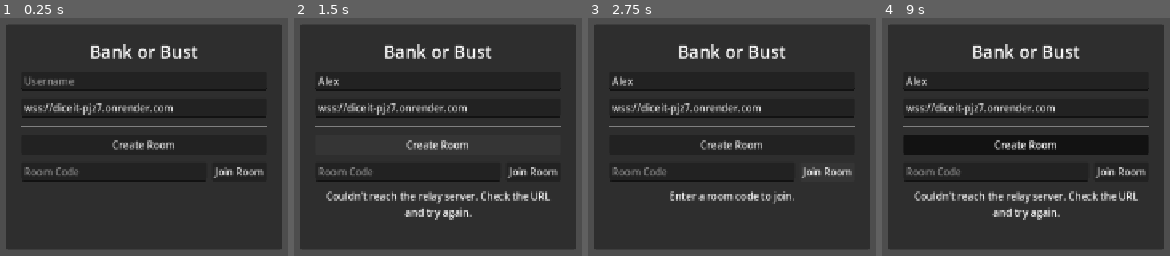
Above: before the commit, frames 1-4 (left to right).
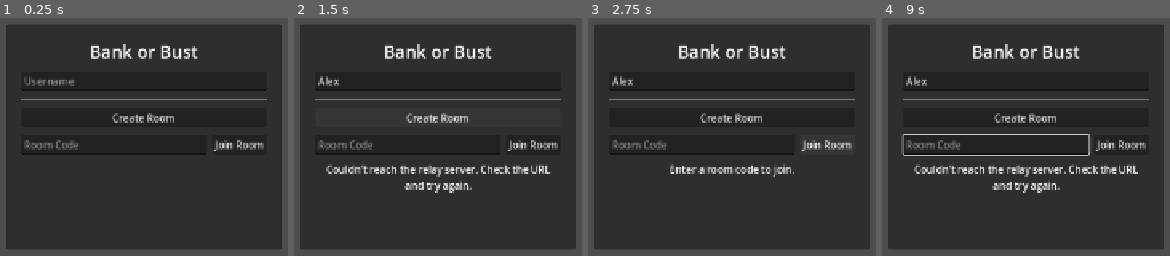
Above: after the commit, the same moments.

Repository: We-re-Dad-Studios/DiceIt
Game: Godot game, scene res://scenes/Title.tscn
The game is run twice, just before and just after one commit, with the same random seed, the same clock (stepped at 60 frames per second) and the same inputs.
Inputs (mouse positions are in pixels of both pictures, inside the frame that each line leads up to):
- Up to frame 1 (0.25 s): no input
- Up to frame 2 (1.5 s): click (438, 79) at 0.52 s; type "Alex" at 0.6 s; click "Create Room" at 1.25 s
- Up to frame 3 (2.75 s): click "Join Room" at 2 s
- Up to frame 4 (9 s): click "Create Room" at 2.75 s; click "Create Room" at 3.5 s; tap Enter at 4.25, 5.75, 7.25 s; move the mouse to (outside the picture) at 4.27 s; click (outside the picture) at 4.42 s; tap Space at 5, 6.5, 8 s; move the mouse to (outside the picture) at 5.02 s; click (outside the picture) at 5.17 s; move the mouse to (1106, 37) at 5.77 s; click (1106, 37) at 5.92 s; move the mouse to (985, 227) at 6.52 s; click (985, 227) at 6.67 s; move the mouse to (outside the picture) at 7.27 s; click (outside the picture) at 7.42 s; move the mouse to (outside the picture) at 8.02 s; click (outside the picture) at 8.17 s; move the mouse to (1066, 137) at 8.77 s; click (1066, 137) at 8.92 s

The runs differ from the first frame. In frame 1, 4.8% of the frame differs, in the area x 7-93%, y 34-69%; in frame 2, 9.9%; in frame 3, 7.0%; in frame 4, 10%, in the area x 6-93%, y 34-85%.

Commit message:
Hide relay URL from players, add design handoff brief
The relay address is an implementation detail, so the title screen now
just asks for a username and room code. Developers can still point the
client at another relay with the ?relay= URL parameter.

Also adds a design brief and current UI screenshots for a visual pass.

Co-Authored-By: Claude Opus 5 <noreply@anthropic.com>

Diff:
--- a/godot/scenes/Title.gd
+++ b/godot/scenes/Title.gd
@@ -1,7 +1,6 @@
 extends Control
 
 @onready var username_edit: LineEdit = %UsernameEdit
-@onready var relay_url_edit: LineEdit = %RelayUrlEdit
 @onready var room_code_edit: LineEdit = %RoomCodeEdit
 @onready var create_button: Button = %CreateButton
 @onready var join_button: Button = %JoinButton
@@ -9,7 +8,6 @@
 
 
 func _ready() -> void:
-	relay_url_edit.text = NetworkManager.default_relay_url
 	create_button.pressed.connect(_on_create_pressed)
 	join_button.pressed.connect(_on_join_pressed)
 	NetworkManager.connected_to_relay.connect(_on_connected)
@@ -31,7 +29,7 @@
 		return
 	_set_buttons_enabled(false)
 	status_label.text = "Connecting..."
-	NetworkManager.connect_and_create_room(relay_url_edit.text, username)
+	NetworkManager.connect_and_create_room(NetworkManager.default_relay_url, username)
 
 
 func _on_join_pressed() -> void:
@@ -45,7 +43,7 @@
 		return
 	_set_buttons_enabled(false)
 	status_label.text = "Connecting..."
-	NetworkManager.connect_and_join_room(relay_url_edit.text, username, code)
+	NetworkManager.connect_and_join_room(NetworkManager.default_relay_url, username, code)
 
 
 func _on_connected() -> void:
--- a/godot/scenes/Title.tscn
+++ b/godot/scenes/Title.tscn
@@ -47,11 +47,6 @@
 layout_mode=2
 placeholder_text="Username"
 
-[node name="RelayUrlEdit" type="LineEdit" parent="Panel/Margin/VBox"]
-unique_name_in_owner=true
-layout_mode=2
-placeholder_text="Relay URL (ws://...)"
-
 [node name="HSeparator" type="HSeparator" parent="Panel/Margin/VBox"]
 layout_mode=2
 
Not shown, changed: .gitignore
Not shown, changed: screenshots/01-title.png
Not shown, removed: screenshots/05-game-dice-selected.png
Not shown, added: screenshots/DESIGN-BRIEF.md
